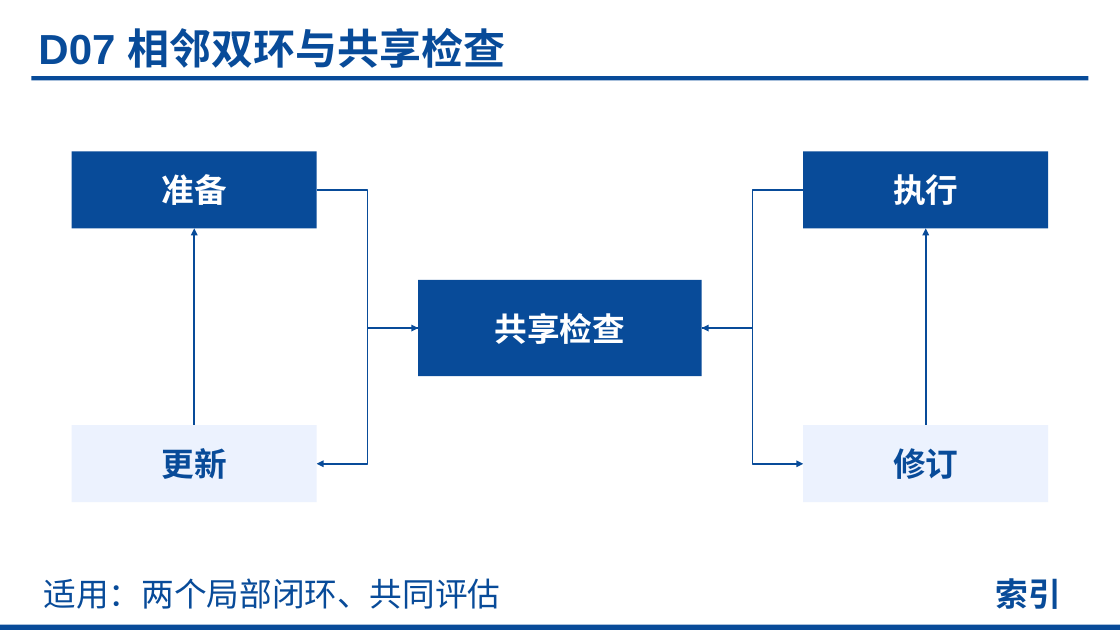
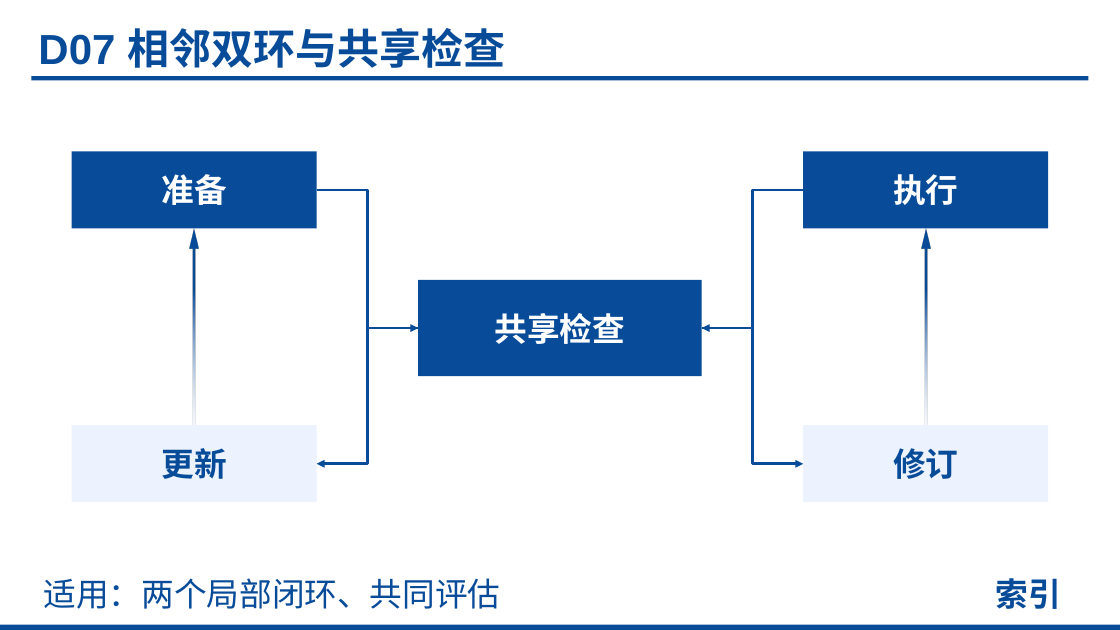
Before and after one commit to realihang/academic-ppt-skill, a slide deck: slide 41 of assets/element-reference.pptx (slide 35 before the commit). Drawn at 1120x630 pixels with LibreOffice and Linux fonts; fonts in the diff are those of the drawing. Boxes give left, top, right and bottom in pixels: in the first picture for what was removed or moved away, otherwise in the second. Text is boxed around its words. In the diff, an @@ line names an element or a change of style, - is before the commit and + after.

```diff
--- a/assets/element-reference.pptx
+++ b/assets/element-reference.pptx
@@ right arrow added at <box>190,229,198,425</box>, fill gradient #084B99 to #ECF2FE @@
@@ arrow removed from (194, 425) to (194, 229) @@
@@ right arrow added at <box>922,229,930,425</box>, fill gradient #084B99 to #ECF2FE @@
@@ arrow removed from (926, 425) to (926, 229) @@
```
Also in this commit, not shown: 37 other slides changed, 29 slides added, 12 other files.
